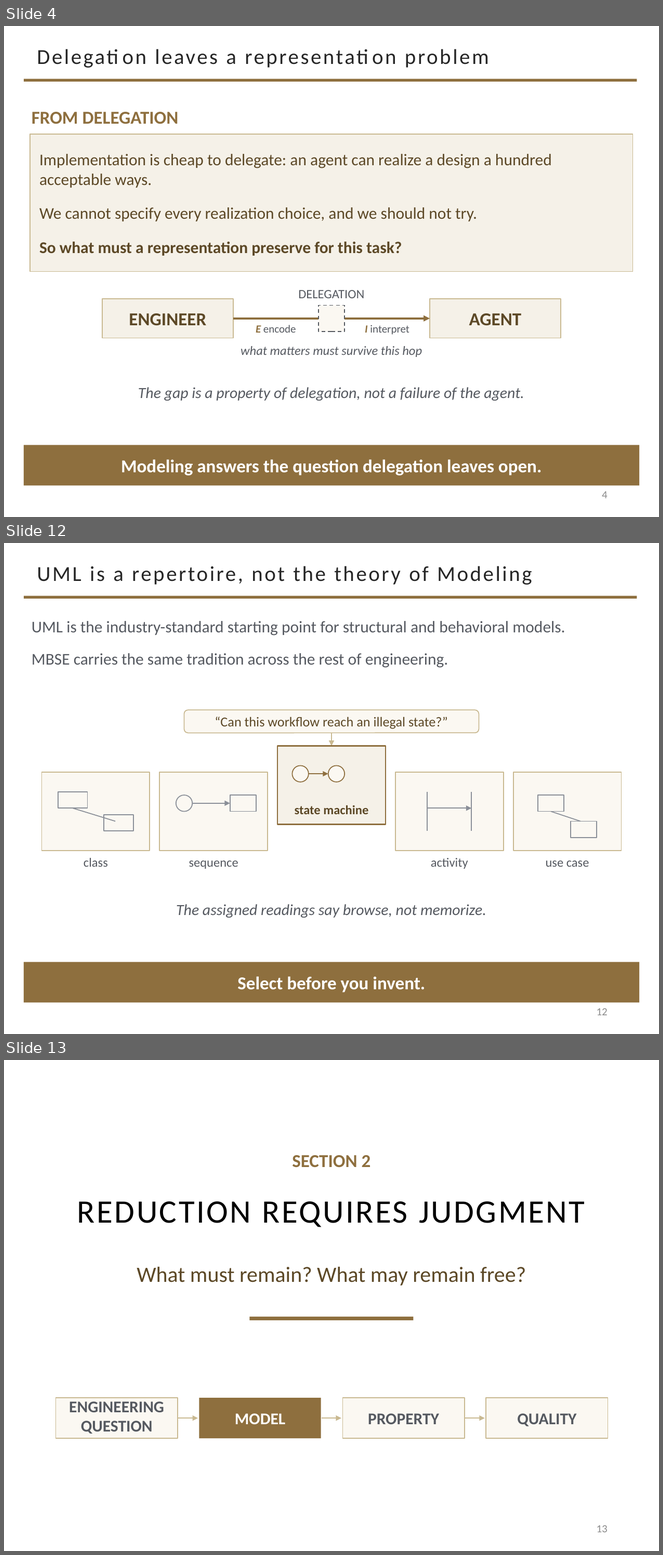
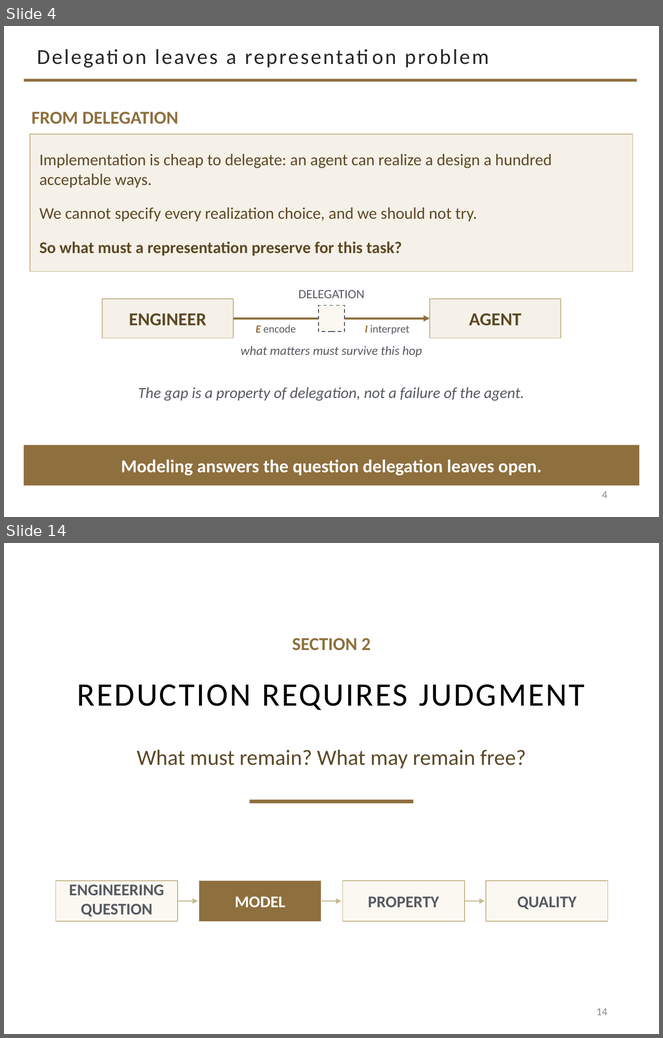
Before and after one commit to davisjam/model-based-agentic-software-engineering, a slide deck: course/lectures/act-2-delegation-and-control/02-modeling/2-2-Modeling-1-Purposeful-Reduction.pptx. Shown one above the other, each under a label of ours: slides 4, 12 and 13 before the commit, slides 4 and 14 after it; the slides between them are not shown. The pictures are 663x1555 and 663x1038 pixels, drawn with LibreOffice and Linux fonts; fonts in the diff are those of the drawing; background and template pictures are left out. Boxes give left, top, right and bottom in pixels: in the first picture for what was removed or moved away, otherwise in the second. Text is boxed around its words. In the diff, an @@ line names an element or a change of style, - is before the commit and + after.

```diff
--- a/course/lectures/act-2-delegation-and-control/02-modeling/2-2-Modeling-1-Purposeful-Reduction.pptx
+++ b/course/lectures/act-2-delegation-and-control/02-modeling/2-2-Modeling-1-Purposeful-Reduction.pptx
@@ slide 12 removed at bbox=[4, 543, 659, 1034], background #FFFFFF; not listed: 1 template element that a slide beside it also shows @@
@@ title removed at bbox=[37, 566, 532, 585] @@
-UML is a repertoire, not the theory of Modeling
@@ text removed at bbox=[32, 621, 565, 668] @@
-UML is the industry-standard starting point for structural and behavioral models.
-MBSE carries the same tradition across the rest of engineering.
@@ rounded rectangle removed at bbox=[184, 710, 479, 733] @@
-“Can this workflow reach an illegal state?”
@@ arrow removed from (332, 733) to (332, 746) @@
@@ rectangle removed at bbox=[277, 746, 385, 825] @@
@@ rectangle removed at bbox=[41, 772, 150, 851] @@
@@ rectangle removed at bbox=[160, 772, 268, 851] @@
@@ ellipse removed at bbox=[292, 766, 309, 782] @@
@@ arrow removed from (309, 774) to (328, 774) @@
@@ ellipse removed at bbox=[328, 766, 345, 782] @@
@@ rectangle removed at bbox=[395, 772, 503, 851] @@
@@ rectangle removed at bbox=[514, 772, 622, 851] @@
@@ rectangle removed at bbox=[58, 792, 87, 808] @@
@@ line removed from (427, 792) to (427, 831) @@
@@ line removed from (472, 792) to (472, 831) @@
@@ ellipse removed at bbox=[176, 795, 192, 812] @@
@@ arrow removed from (193, 804) to (230, 804) @@
@@ rectangle removed at bbox=[230, 795, 256, 812] @@
@@ text removed at bbox=[295, 806, 369, 814] @@
-state machine
@@ rectangle removed at bbox=[538, 795, 564, 812] @@
@@ line removed from (73, 808) to (115, 822) @@
@@ rectangle removed at bbox=[104, 815, 133, 831] @@
@@ arrow removed from (427, 808) to (472, 808) @@
@@ line removed from (551, 812) to (581, 822) @@
@@ rectangle removed at bbox=[571, 822, 597, 838] @@
@@ text removed at bbox=[84, 858, 108, 867] @@
-class
@@ text removed at bbox=[189, 861, 239, 869] @@
-sequence
@@ text removed at bbox=[431, 858, 468, 869] @@
-activity
@@ text removed at bbox=[546, 861, 590, 867] @@
-use case
@@ text removed at bbox=[176, 904, 487, 918] @@
-The assigned readings say browse, not memorize.
@@ rectangle removed at bbox=[24, 962, 639, 1003] @@
-Select before you invent.
@@ page number removed at bbox=[597, 1008, 608, 1016] @@
-12
@@ what was slide 13 is now slide 14 @@
@@ page number at bbox=[597, 1008, 608, 1016]: text changed @@
-13
+14
```
Also in this commit, not shown: 2 slides changed, 7 slides added, 5 other slides removed, 1 other file.
